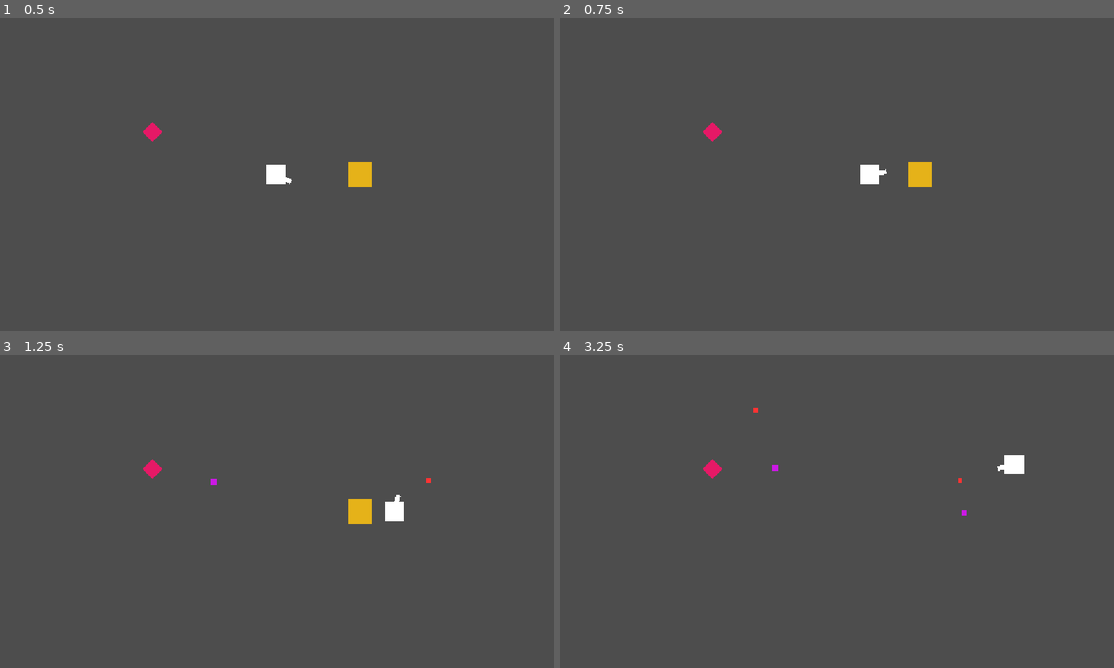
Above: before the commit, frames 1-4 (two rows, left to right).
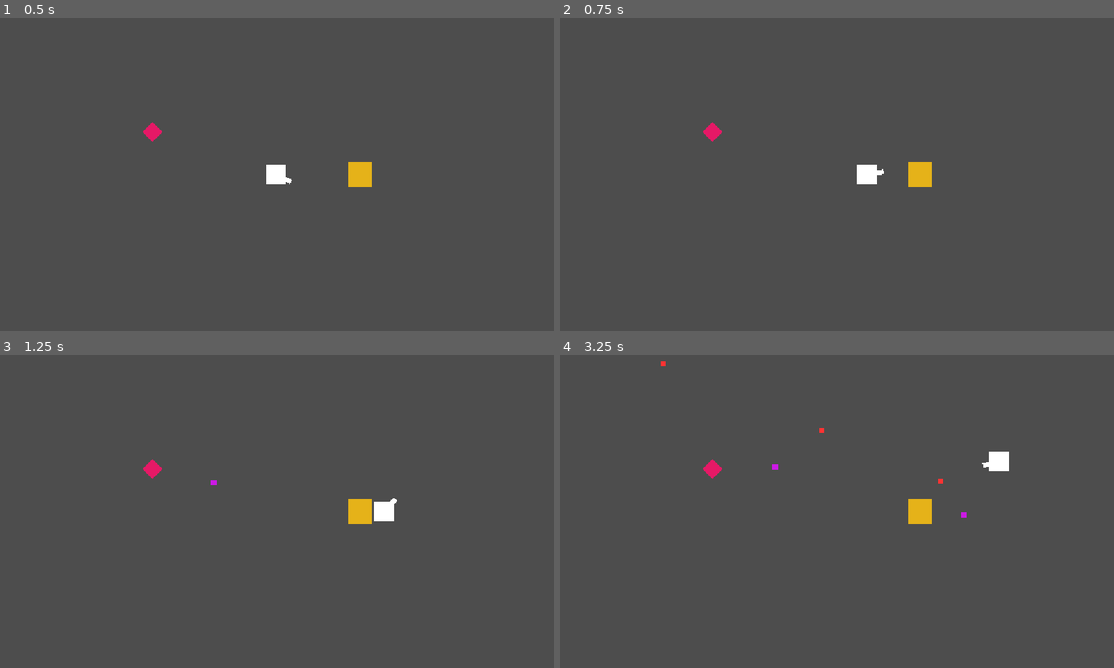
Above: after the commit, the same moments.

Repository: zwordup-sudo/BotArena
Game: Godot game, scene res://scenes/main.tscn
Same seed, same stepped clock (60 frames per second), same inputs: the game is played once before the commit and once after it. The project has no main scene, so this scene is started directly.
Inputs (mouse positions are in pixels of both pictures, inside the frame that each line leads up to):
- Up to frame 1 (0.5 s): no input
- Up to frame 2 (0.75 s): tap Enter at 0.5 s; move the mouse to (958, 158) at 0.52 s; press the mouse at (958, 158) at 0.53 s; hold D (move_right) from 0.53 s (still down)
- Up to frame 3 (1.25 s): keep holding D (move_right)
- Up to frame 4 (3.25 s): release D (move_right) at 1.25 s; release the mouse at (958, 495) at 1.25 s; drag from (726, 527) to (992, 477) at 1.27 s; tap Space (dash) at 2 s; move the mouse to (892, 442) at 2.02 s; press the mouse at (892, 442) at 2.03 s; hold D (move_right) 2.03-2.75 s; release the mouse at (892, 442) at 2.75 s; drag from (809, 574) to (870, 495) at 2.77 s

Frame 1 is identical in both runs. In frame 2, less than 0.1% of the frame differs, in the area x 53-59%, y 46-54%; in frame 3, 0.3%; in frame 4, 0.8%, in the area x 18-84%, y 2-54%.

Commit message:
feat: add projectile interception and combat tuning

Diff:
--- a/scenes/enemy_projectile.tscn
+++ b/scenes/enemy_projectile.tscn
@@ -7,6 +7,7 @@
 
 [node name="EnemyProjectile" type="Area2D" unique_id=1821484624]
 collision_layer = 8
+collision_mask = 3
 script = ExtResource("1_lofwd")
 
 [node name="CollisionShape2D" type="CollisionShape2D" parent="." unique_id=2007920284]
--- a/scenes/projectile.tscn
+++ b/scenes/projectile.tscn
@@ -7,7 +7,7 @@
 
 [node name="Projectile" type="Area2D" unique_id=566507103]
 collision_layer = 2
-collision_mask = 4
+collision_mask = 12
 script = ExtResource("1_c8fcr")
 
 [node name="CollisionShape2D" type="CollisionShape2D" parent="." unique_id=100444229]
--- a/scripts/enemy_projectile.gd
+++ b/scripts/enemy_projectile.gd
@@ -3,12 +3,14 @@
 @export var speed: float = 400.0
 @export var damage: float = 20.0
 @export var lifetime: float = 4.0
+@export var can_be_intercepted: bool = true
 
 var direction: Vector2 = Vector2.RIGHT
 
 func _ready() -> void:
 	direction = direction.normalized()
 	body_entered.connect(_on_body_entered)
+	area_entered.connect(_on_area_entered)
 
 	# Automatically delete itself after lifetime
 	await get_tree().create_timer(lifetime).timeout
@@ -21,3 +23,8 @@
 	if body.has_method("take_damage"):
 		body.take_damage(damage)
 	queue_free()
+
+func _on_area_entered(area: Area2D) -> void:
+	if can_be_intercepted and area.get("can_be_intercepted") == true:
+		# Interception collision
+		queue_free()
--- a/scripts/player.gd
+++ b/scripts/player.gd
@@ -3,8 +3,8 @@
 @export var max_health: float = 100.0
 @onready var current_health: float = max_health
 
-@export var speed: float = 350.0
-@export var fire_rate: float = 4.0
+@export var speed: float = 320.0
+@export var fire_rate: float = 3.0
 
 @export var dash_speed: float = 1000.0
 @export var dash_duration: float = 0.14
--- a/scripts/projectile.gd
+++ b/scripts/projectile.gd
@@ -2,6 +2,7 @@
 
 @export var speed: float = 700.0
 @export var damage: int = 25
+@export var can_be_intercepted: bool = true
 var direction: Vector2 = Vector2.RIGHT
 
 func _ready() -> void:
@@ -18,4 +19,9 @@
 func _on_area_entered(area: Area2D) -> void:
 	if area.has_method("take_damage"):
 		area.take_damage(damage)
-	queue_free()
+		queue_free()
+		return
+
+	if can_be_intercepted and area.get("can_be_intercepted") == true:
+		# Interception collision
+		queue_free()
